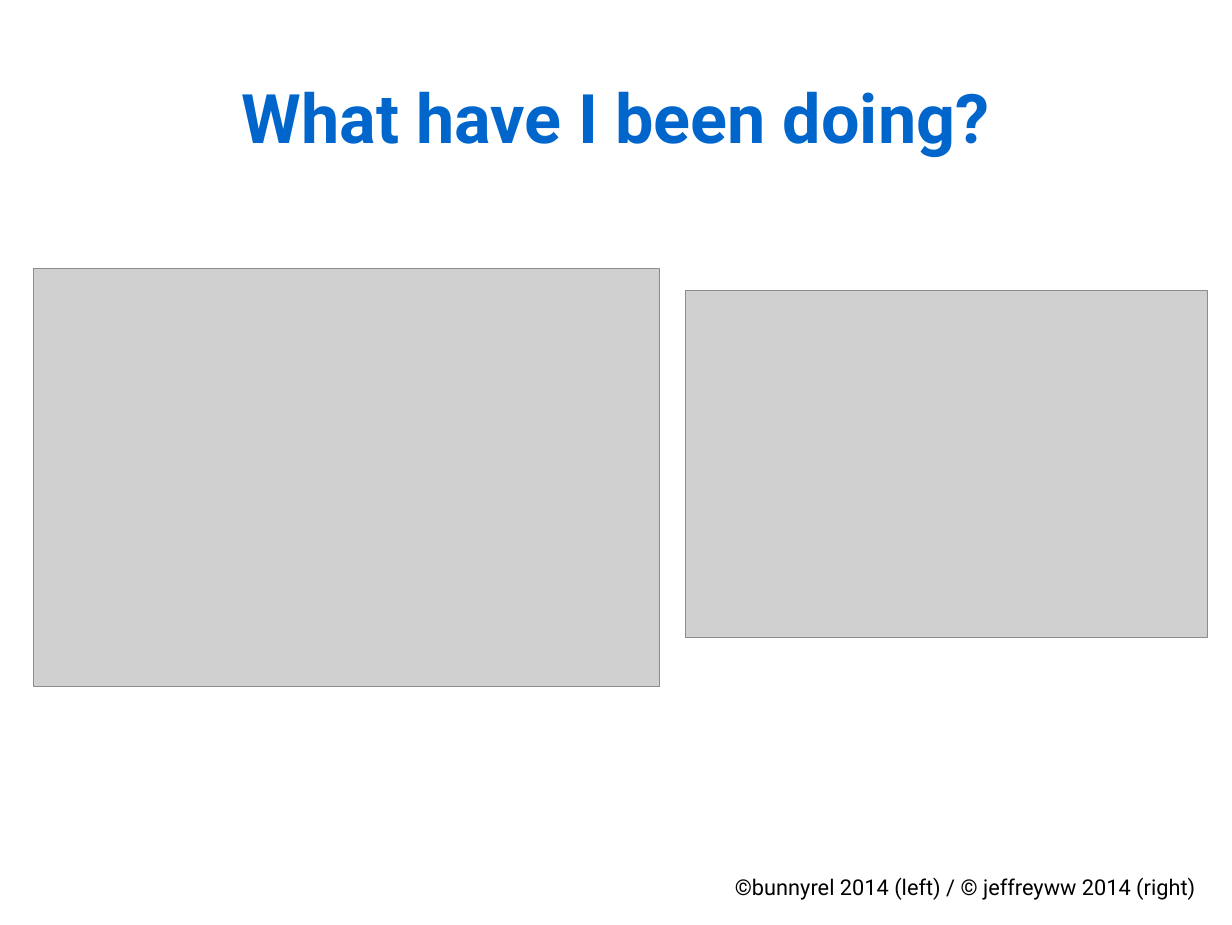
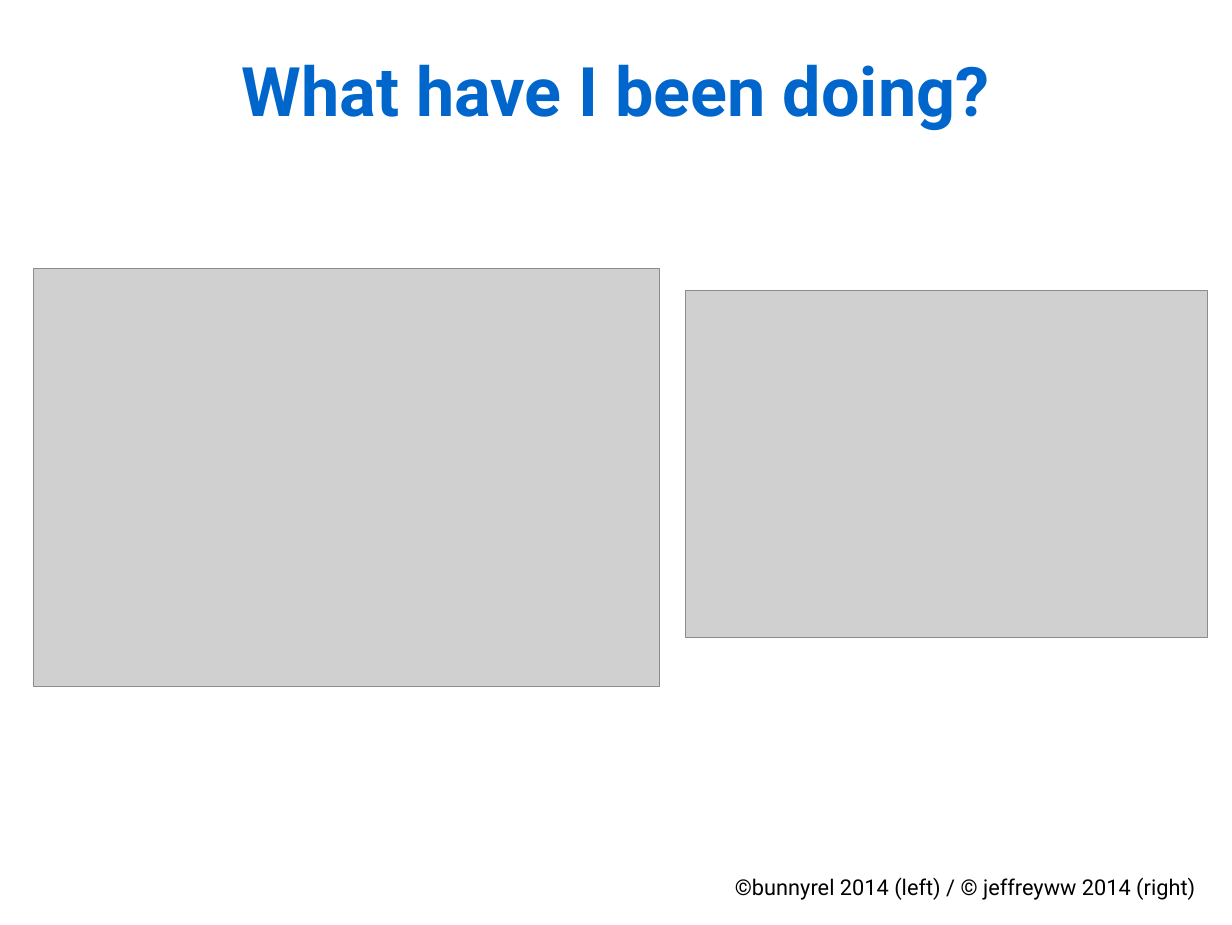
Before and after one commit to Rekyt/lynchlabpresentation2014, a slide deck: slide 2 of LabMeetingPresentation.odp. Drawn at 1232x925 pixels with LibreOffice and Linux fonts; fonts in the diff are those of the drawing; grey boxes stand for pictures. Boxes give left, top, right and bottom in pixels: in the first picture for what was removed or moved away, otherwise in the second. Text is boxed around its words. In the diff, an @@ line names an element or a change of style, - is before the commit and + after.

```diff
--- a/LabMeetingPresentation.odp
+++ b/LabMeetingPresentation.odp
@@ text "What have I been doing?": place and size @@
-text "What have I been doing?" at <box>241,91,989,158</box>
+text "What have I been doing?" at <box>241,64,989,131</box>
```
Also in this commit, not shown: 8 other slides changed, 3 slides added, 3 slides removed.
